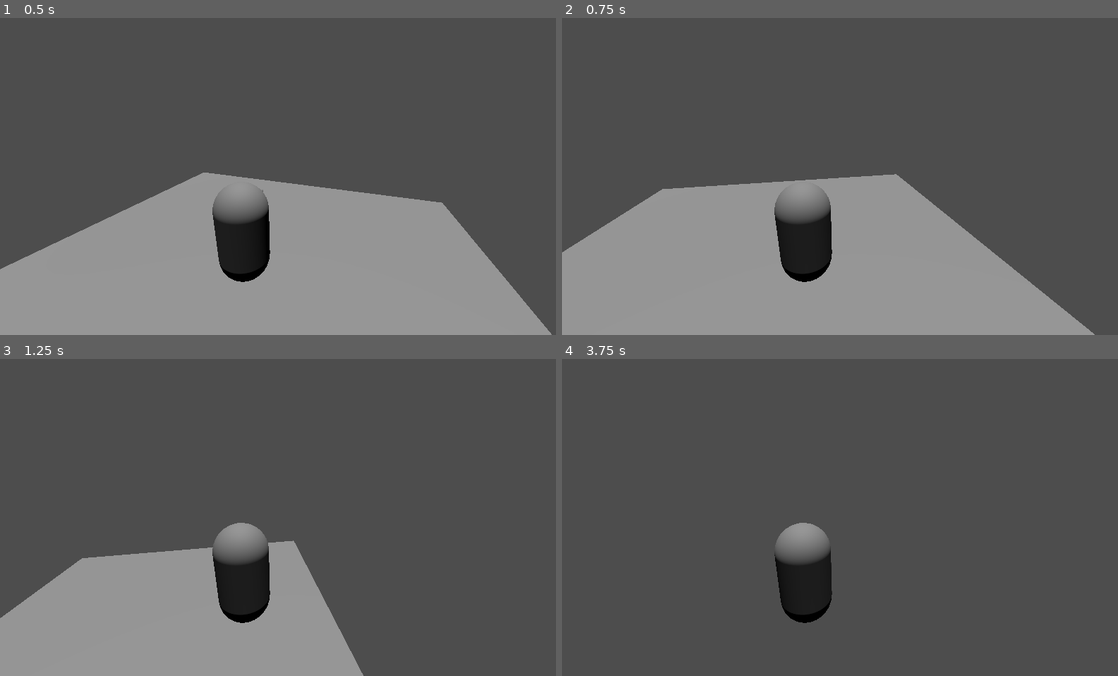
Above: before the commit, frames 1-4 (two rows, left to right).
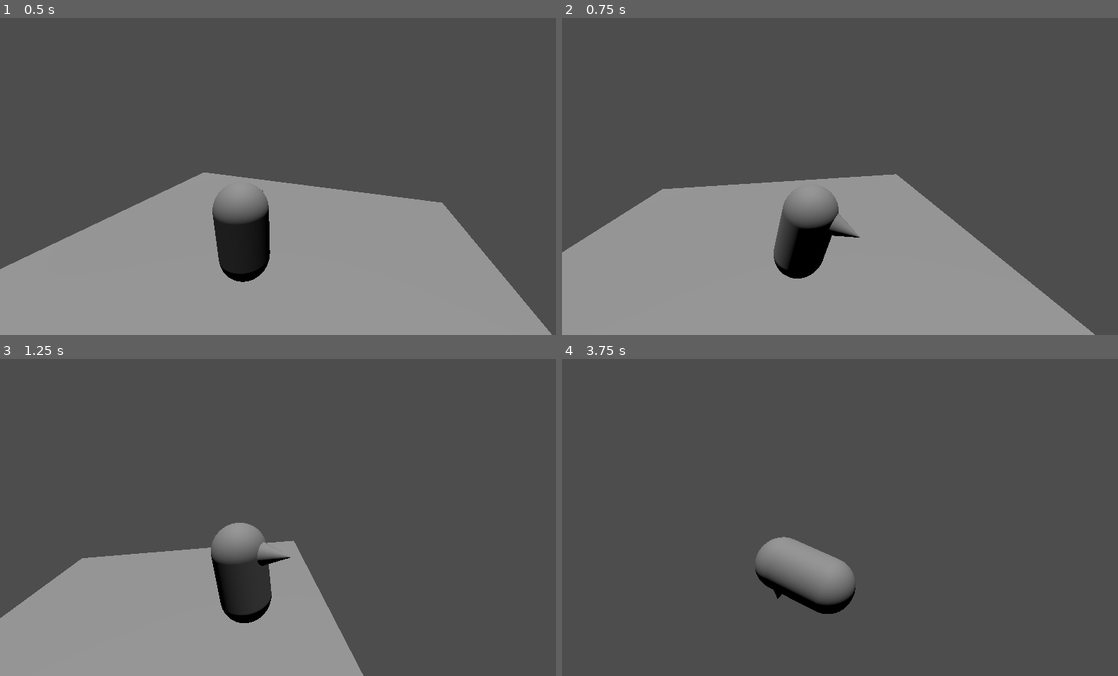
Above: after the commit, the same moments.

Repository: B1689542/Bannana-Barry-and-His-Quest-for-the-Third-Dimension
Game: Godot game, scene res://world.tscn
Same seed, same stepped clock (60 frames per second), same inputs: the game is played once before the commit and once after it.
Inputs (mouse positions are in pixels of both pictures, inside the frame that each line leads up to):
- Up to frame 1 (0.5 s): no input
- Up to frame 2 (0.75 s): tap Enter at 0.5 s; move the mouse to (967, 160) at 0.52 s; hold D (strafe_right) from 0.53 s (still down)
- Up to frame 3 (1.25 s): keep holding D (strafe_right); tap Space (jump) at 0.77 s
- Up to frame 4 (3.75 s): move the mouse to (728, 533) at 1.27 s; release D (strafe_right) at 1.28 s; hold S (move_back) 1.28-2.03 s; tap Space (jump) at 1.52, 3.02 s; move the mouse to (901, 447) at 2.02 s; hold D (strafe_right) 2.03-2.78 s; move the mouse to (817, 580) at 2.77 s; hold W (move_forward) 2.78-3.53 s; move the mouse to (1012, 565) at 3.52 s; hold A (strafe_left) from 3.53 s (still down)

Frame 1 is identical in both runs. In frame 2, 1.7% of the frame differs, in the area x 38-54%, y 54-84%; in frame 3, 0.4%; in frame 4, 3.3%, in the area x 34-53%, y 51-84%.

Commit message:
Update CharacterBody3D.gd

Diff:
--- a/CharacterBody3D.gd
+++ b/CharacterBody3D.gd
@@ -14,6 +14,7 @@
 	var movement_dir = transform.basis * Vector3(input.x, 0, input.y)
 	velocity.x = movement_dir.x * speed
 	velocity.z = movement_dir.z * speed
+	$MeshInstance3D.look_at(transform.origin + velocity, Vector3(0, 1, 0))
 
 func turnfunc():
 	pass
